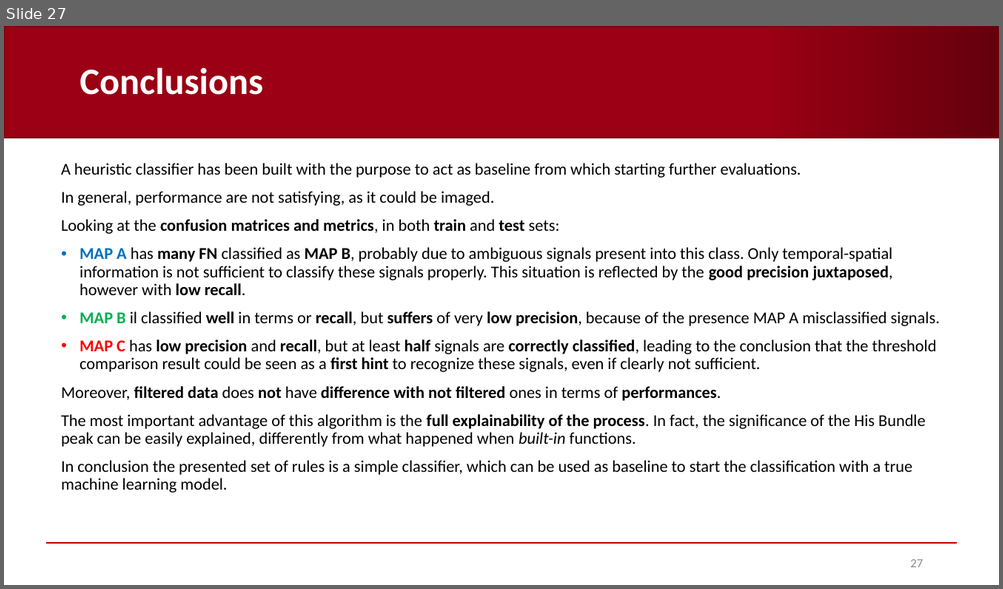
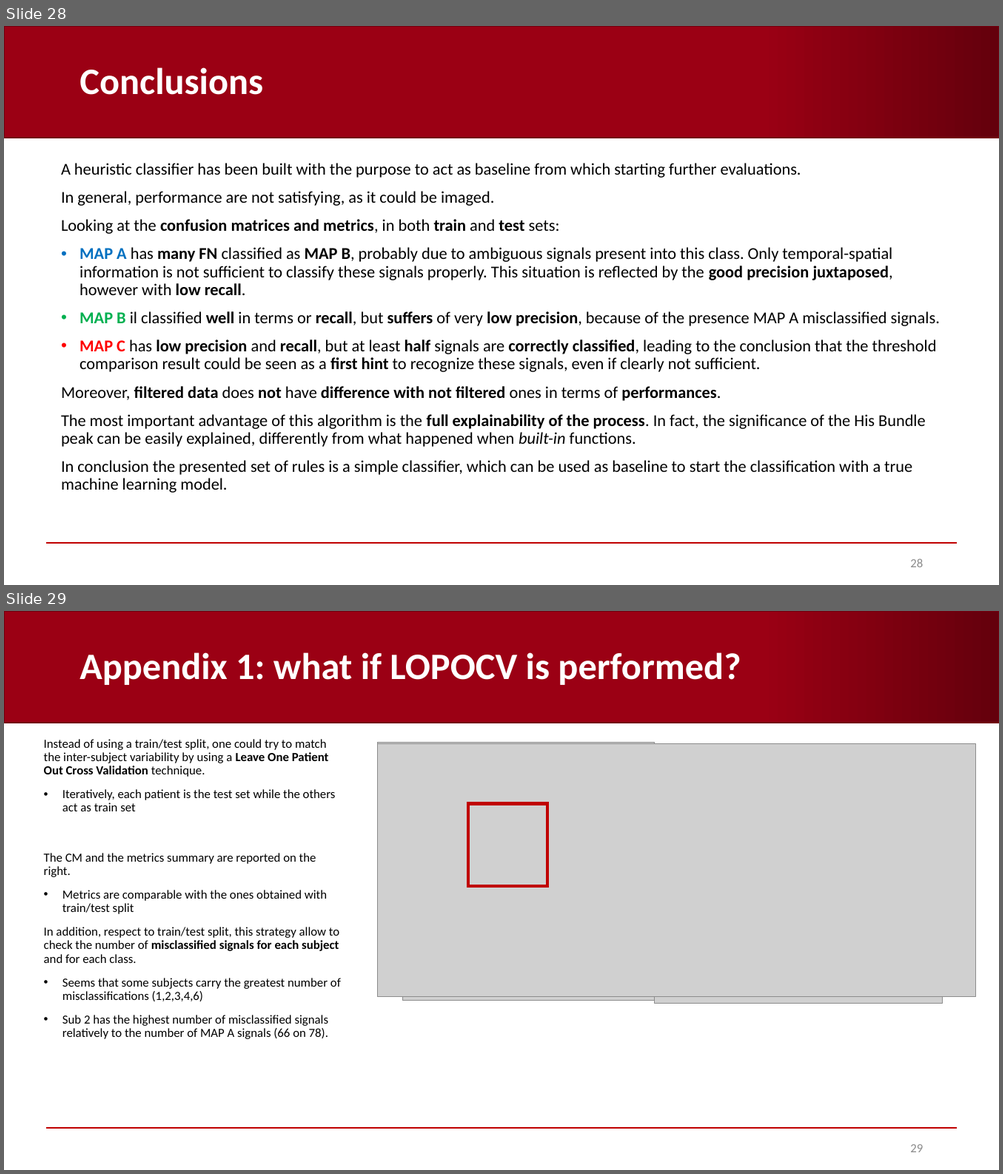
Before and after one commit to AndreaCorrado00/Tesi_magistrale_Corrado_Andrea, a slide deck: Documentation/5. Heuristic classifier strategy B.pptx. Shown one above the other, each under a label of ours: slide 27 before the commit, slides 28 and 29 after it. The pictures are 1003x589 and 1003x1174 pixels, drawn with LibreOffice and Linux fonts; fonts in the diff are those of the drawing; grey boxes stand for pictures; background and template pictures are left out. Boxes give left, top, right and bottom in pixels: in the first picture for what was removed or moved away, otherwise in the second. Text is boxed around its words. In the diff, an @@ line names an element or a change of style, - is before the commit and + after.

```diff
--- a/Documentation/5. Heuristic classifier strategy B.pptx
+++ b/Documentation/5. Heuristic classifier strategy B.pptx
@@ slide 29 added at [4, 611, 999, 1170], background #FFFFFF; not listed: 2 template elements that a slide beside it also shows @@
@@ title added at [79, 652, 740, 685], 36 pt, text #FFFFFF, bold @@
+Appendix 1: what if LOPOCV is performed?
@@ text added at [44, 739, 341, 1039], 12 pt, text #000000 @@
+Instead of using a train/test split, one could try to match the inter-subject variability by using a Leave One Patient Out Cross Validation technique.
+• Iteratively, each patient is the test set while the others act as train set
+The CM and the metrics summary are reported on the right.
+• Metrics are comparable with the ones obtained with train/test split
+In addition, respect to train/test split, this strategy allow to check the number of misclassified signals for each subject and for each class.
+• Seems that some subjects carry the greatest number of misclassifications (1,2,3,4,6)
+• Sub 2 has the highest number of misclassified signals relatively to the number of MAP A signals (66 on 78).
@@ picture added at [377, 742, 654, 980] @@
@@ picture added at [377, 743, 976, 997] @@
@@ picture added at [402, 763, 898, 1000] @@
@@ picture added at [654, 765, 942, 1004] @@
@@ rectangle added at [468, 803, 548, 886], outline #C00000 3 pt @@
@@ page number added at [910, 1145, 922, 1153], 12 pt, text #8C8C8C @@
+29
@@ what was slide 27 is now slide 28 @@
@@ page number at [910, 559, 922, 568]: text changed @@
-27
+28
```
Also in this commit, not shown: 3 slides changed, 3 other slides added, 2 other files.
